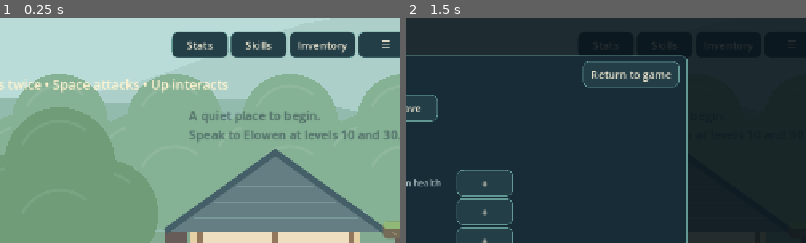
Above: before the commit, frames 1-2 (left to right).
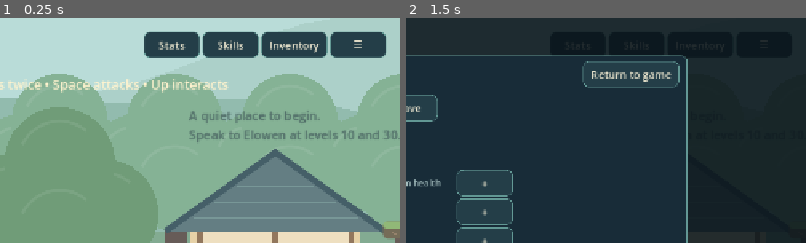
Above: after the commit, the same moments.

Repository: iallmost-code/Godot-game
Game: Godot game, scene res://main.tscn
Same seed, same stepped clock (60 frames per second), same inputs: the game is played once before the commit and once after it.
Inputs:
- Up to frame 1 (0.25 s): no input
- Up to frame 2 (1.5 s): click "Stats" at 0.5 s; click "Cancel draft" at 1.25 s
The pictures show only the part of the screen within x 50-100%, y 0-50%; the shares and areas given below are measured in that part.

The runs differ from the first frame. In frame 1, 3.1% of the frame differs, in the area x 36-100%, y 5-18%; in frame 2, less than 0.1%.

Commit message:
feat: package side-scrolling warrior RPG for web editor

Diff:
--- a/side_scroller/actors/combat_controller.gd
+++ b/side_scroller/actors/combat_controller.gd
@@ -46,12 +46,13 @@
 func tick(delta):
     for id in cooldowns: cooldowns[id]=maxf(0,cooldowns[id]-delta)
     if active == "": return
+    var previous_elapsed=elapsed
     elapsed+=delta
-    if elapsed >= 0.08 and elapsed <= 0.27:
+    if elapsed >= 0.08 and previous_elapsed <= 0.27:
         var skill=Catalog.skills()[active]
         var rank=state.skill_ranks.get(active,1)
-        var reach=skill.reach + (40*int(rank/2.0) if active=="wave" else 0)
-        var cap=skill.targets+(int(rank/2.0) if active=="wave" else 0)
+        var reach=skill.reach + (40*int((rank-1)/2.0) if active=="wave" else 0)
+        var cap=skill.targets+(int((rank-1)/2.0) if active=="wave" else 0)
         var targets: Array = []
         for e in get_tree().get_nodes_in_group("enemies"):
             var offset=e.global_position-player.global_position
--- a/side_scroller/main.gd
+++ b/side_scroller/main.gd
@@ -44,7 +44,7 @@
     hud.menu_requested.connect(menu.open_panel)
     combat.feedback.connect(hud.show_notice)
     player.interact_requested.connect(func(): if map!=null: map.interact())
-    player.died.connect(return_to_town)
+    player.died.connect(return_to_town,CONNECT_DEFERRED)
     state.leveled.connect(func(lv):
         hud.show_notice("LEVEL %d! +5 attribute points. Open Stats to spend them." % lv,6)
         effects.show_attack("wave",player.position,1))
--- a/side_scroller/tests/test_combat.gd
+++ b/side_scroller/tests/test_combat.gd
@@ -60,5 +60,35 @@
     c.tick(3)
     s.mp=0
     t.check(not c.begin_attack("sweep"),"no-mana cast rejected")
+    c.tick(3)
+    s.job="spearman"
+    s.skill_ranks.wave=2
+    s.mp=100
+    var cluster=[]
+    for i in range(6):
+        var mob=load("res://actors/enemy.gd").new()
+        mob.position=Vector2(20+i*20,0)
+        world.add_child(mob)
+        mob.set_physics_process(false)
+        mob.hp=200
+        cluster.append(mob)
+    c.begin_attack("wave")
+    c.tick(0.12)
+    t.check(cluster[5].hp==200,"Wave rank two retains five-target limit")
+    c.tick(3)
+    s.skill_ranks.wave=3
+    c.begin_attack("wave")
+    c.tick(0.12)
+    t.check(cluster[5].hp<200,"Wave rank three gains sixth target")
+    for mob in cluster:
+        if is_instance_valid(mob): mob.queue_free()
+    await t.process_frame
+    c.tick(3)
+    enemy.position.x=60
+    enemy.hp=200
+    var previous=enemy.hp
+    c.begin_attack("basic")
+    c.tick(0.4)
+    t.check(enemy.hp<previous,"large frame delta does not skip attack hit window")
     world.queue_free()
     await t.process_frame
--- a/side_scroller/ui/hud.gd
+++ b/side_scroller/ui/hud.gd
@@ -32,7 +32,7 @@
     root_control.add_child(map_label)
     var top=HBoxContainer.new()
     top.set_anchors_and_offsets_preset(Control.PRESET_TOP_RIGHT)
-    top.position=Vector2(-365,22)
+    top.position=Vector2(-410,22)
     root_control.add_child(top)
     for id in ["stats","skills","inventory"]:
         top.add_child(Style.button(id.capitalize(),func(): menu_requested.emit(id)))
@@ -105,6 +105,7 @@
     mp_bar.value=state.mp
     xp_bar.max_value=state.xp_required(state.level)
     xp_bar.value=state.xp
+    xp_bar.tooltip_text="XP %d / %d  •  %d attribute points available" % [state.xp,state.xp_required(state.level),state.ap]
     potion_button.text="Potion ×%d%s" % [state.potions," (%.1fs)" % state.potion_cooldown if state.potion_cooldown>0 else ""]
     for entry in skills:
         var slot=entry.slot
--- a/side_scroller/ui/skills_panel.gd
+++ b/side_scroller/ui/skills_panel.gd
@@ -56,5 +56,5 @@
                 line.add_child(button)
         row.add_child(Style.label(skill.description,14,Color("acc6c6")))
         if skill.active:
-            row.add_child(Style.label("%d MP  •  %.1fs cooldown  •  %d targets  •  Next rank: +15%% base attack" % [skill.mana,skill.cooldown,skill.targets],13,Color("e1bf83")))
+            row.add_child(Style.label("%d MP  •  %.1fs cooldown  •  %d targets  •  Next rank: +15%% base attack" % [skill.mana,skill.cooldown,skill.targets+(int(maxi(0,rank-1)/2.0) if id=="wave" else 0)],13,Color("e1bf83")))
     add_child(Style.label(note,15,Color("e8cf8e")))
--- a/side_scroller/world/map_controller.gd
+++ b/side_scroller/world/map_controller.gd
@@ -34,7 +34,7 @@
         for data in [[750,485,300],[1100,375,280],[1500,475,350],[1940,350,300],[2370,455,380]]:
             build_platform(Vector2(data[0],data[1]+9),Vector2(data[2],18),true)
         make_label("← Willowbridge\nUp to return",portal_position+Vector2(-80,-130),Color("edf5cc"),17)
-        make_label("THE WHISPERWOOD",Vector2(670,230),Color("edf5cc"),23)
+        make_label("THE WHISPERWOOD",Vector2(670,270),Color("edf5cc"),23)
         make_label("Shift + Shift: double jump\nSpace: attack  •  Z / X: skills after first job",Vector2(390,300),Color("d7e9cc"),16)
         for data in [[640,610,"mossling"],[980,610,"mossling"],[1290,610,"mossling"],[1660,610,"mossling"],[2210,610,"mossling"],[2670,610,"mossling"],[815,485,"lantern"],[1530,475,"lantern"],[2370,455,"lantern"]]:
             var record={"position":Vector2(data[0],data[1]),"id":data[2],"node":null,"timer":0.0}
Not shown, added: side_scroller/actors/combat_controller.gd.uid
Not shown, added: side_scroller/actors/enemy.gd.uid
Not shown, added: side_scroller/actors/player.gd.uid
Not shown, added: side_scroller/data/catalog.gd.uid
Not shown, added: side_scroller/main.gd.uid
Not shown, added: side_scroller/systems/character_state.gd.uid
Not shown, added: side_scroller/systems/input_bindings.gd.uid
Not shown, added: side_scroller/systems/save_store.gd.uid
Not shown, added: side_scroller/tests/runner.gd.uid
Not shown, added: side_scroller/tests/test_combat.gd.uid
Not shown, added: side_scroller/tests/test_equipment.gd.uid
Not shown, added: side_scroller/tests/test_movement.gd.uid
(and 22 more such lines)
